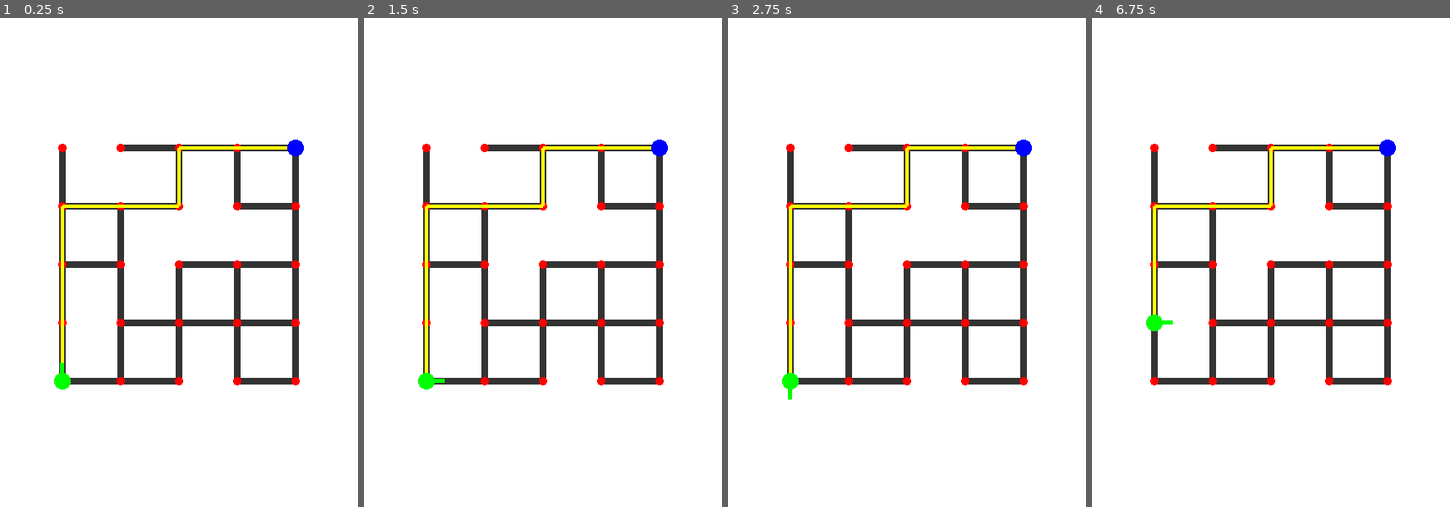
Above: before the commit, frames 1-4 (left to right).
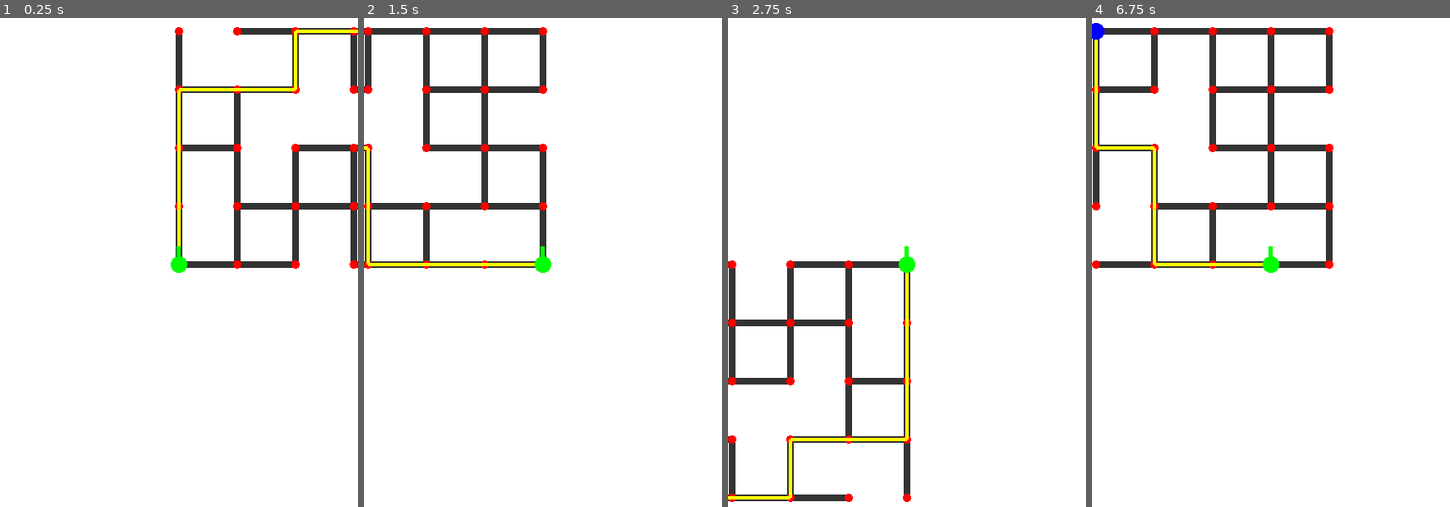
Above: after the commit, the same moments.

Repository: patrickcallahancomedy/comedian
Game: Godot game, scene res://scenes/drive/drive_module.tscn
Two runs of this game, one before a commit and one after it. Both use one fixed random seed, a clock stepped at 60 frames per second and the inputs below.
Inputs (mouse positions are in pixels of both pictures, inside the frame that each line leads up to):
- Up to frame 1 (0.25 s): no input
- Up to frame 2 (1.5 s): tap Enter (ui_accept) at 0.5, 0.77, 1.25 s; move the mouse to (621, 233) at 0.52 s; hold D 0.53-1.25 s; click (621, 233) at 0.67 s; drag from (471, 296) to (525, 389) at 1.27 s
- Up to frame 3 (2.75 s): tap Enter (ui_accept) at 2 s; move the mouse to (942, 125) at 2.02 s; hold D from 2.03 s (still down)
- Up to frame 4 (6.75 s): release D at 2.75 s; tap Enter (ui_accept) at 2.75, 3.5, 3.77, 4.25 s; drag from (1253, 389) to (1163, 169) at 2.77 s; move the mouse to (1378, 360) at 3.52 s; hold A 3.53-4.25 s; drag from (1163, 169) to (1217, 106) at 4.27 s; move the mouse to (1288, 262) at 5.02 s; hold Down 5.03-5.75 s; click (1288, 262) at 5.17 s; drag from (1217, 106) to (1199, 296) at 5.77 s; move the mouse to (1349, 233) at 6.52 s; hold Up from 6.53 s (still down)

The runs differ from the first frame. In frame 1, 8.8% of the frame differs, in the area x 15-100%, y 1-76%; in frame 2, 10%, in the area x 0-85%, y 1-76%; in frame 3, 9.1%; in frame 4, 9.9%.

Commit message:
Make generated city move and rotate under fixed driver

Diff:
--- a/godot/scripts/drive/city_map.gd
+++ b/godot/scripts/drive/city_map.gd
@@ -14,6 +14,7 @@
 var rng := RandomNumberGenerator.new()
 var current_intersection := Vector2i(0, 4)
 var heading := Vector2i(0, -1)
+var view_rotation: float = 0.0
 
 #functions
 func _ready() -> void:
@@ -62,25 +63,25 @@
 
 #end of build roads
 
+func _city_to_screen(intersection: Vector2i) -> Vector2:
+	# Darren stays fixed in the center of the screen.
+	# Every city point is drawn relative to Darren, then rotated so his
+	# current heading always appears to point toward the top of the screen.
+	var grid_offset := intersection - current_intersection
+	var world_offset := Vector2(grid_offset.x, grid_offset.y) * block_size
+	var rotated_offset := world_offset.rotated(view_rotation)
+
+	return size * 0.5 + rotated_offset
+#end city to screen
+
+
 func _draw() -> void:
-	var city_width := (grid_size - 1) * block_size
-	var city_height := (grid_size - 1) * block_size
-
-	# Center the city on the screen.
-	var start := Vector2(
-		(size.x - city_width) / 2.0,
-		(size.y - city_height) / 2.0
-	)
-
 	var road_color := Color(0.2, 0.2, 0.2)
 
-	# Draw every road stored in our roads list.
+	# Draw the roads from the same generated city data.
 	for road in roads:
-		var start_intersection: Vector2i = road[0]
-		var end_intersection: Vector2i = road[1]
-
-		var road_start := start + Vector2(start_intersection) * block_size
-		var road_end := start + Vector2(end_intersection) * block_size
+		var road_start := _city_to_screen(road[0])
+		var road_end := _city_to_screen(road[1])
 
 		draw_line(
 			road_start,
@@ -89,35 +90,38 @@
 			road_width
 		)
 
-	# Draw a red dot at every intersection.
+	# Draw every intersection.
 	for intersection in intersections:
-		var point := start + Vector2(intersection) * block_size
+		var point := _city_to_screen(intersection)
 		draw_circle(point, 5.0, Color.RED)
 
-
+	# Draw the current shortest GPS route.
 	for i in range(shortest_route.size() - 1):
-		var a := start + Vector2(shortest_route[i]) * block_size
-		var b := start + Vector2(shortest_route[i + 1]) * block_size
+		var a := _city_to_screen(shortest_route[i])
+		var b := _city_to_screen(shortest_route[i + 1])
 
 		draw_line(
 			a,
 			b,
 			Color.YELLOW,
 			4.0
-	)
-	var current_point := start + Vector2(current_intersection) * block_size
-	var destination_point := start + Vector2(destination_intersection) * block_size
+		)
+
+	# Darren never moves visually. The city moves underneath him.
+	var current_point := size * 0.5
+	var destination_point := _city_to_screen(destination_intersection)
 
 	draw_circle(current_point, 10.0, Color.GREEN)
-	var heading_end := current_point + Vector2(heading) * 22.0
-
+	draw_circle(destination_point, 10.0, Color.BLUE)
+
+	# Because the world rotates opposite Darren's heading, this debug marker
+	# should stay pointing toward the top of the screen.
 	draw_line(
 		current_point,
-		heading_end,
+		current_point + Vector2.UP * 22.0,
 		Color.GREEN,
 		5.0
 	)
-	draw_circle(destination_point, 10.0, Color.BLUE)
 #end of draw
 
 func _city_is_connected() -> bool:
@@ -270,9 +274,11 @@
 			_try_move(Vector2i(1, 0))
 		KEY_A:
 			heading = Vector2i(heading.y, -heading.x)
+			view_rotation += PI / 2.0
 			queue_redraw()
 		KEY_D:
 			heading = Vector2i(-heading.y, heading.x)
+			view_rotation -= PI / 2.0
 			queue_redraw()
 		KEY_W:
 			_try_move(heading)
